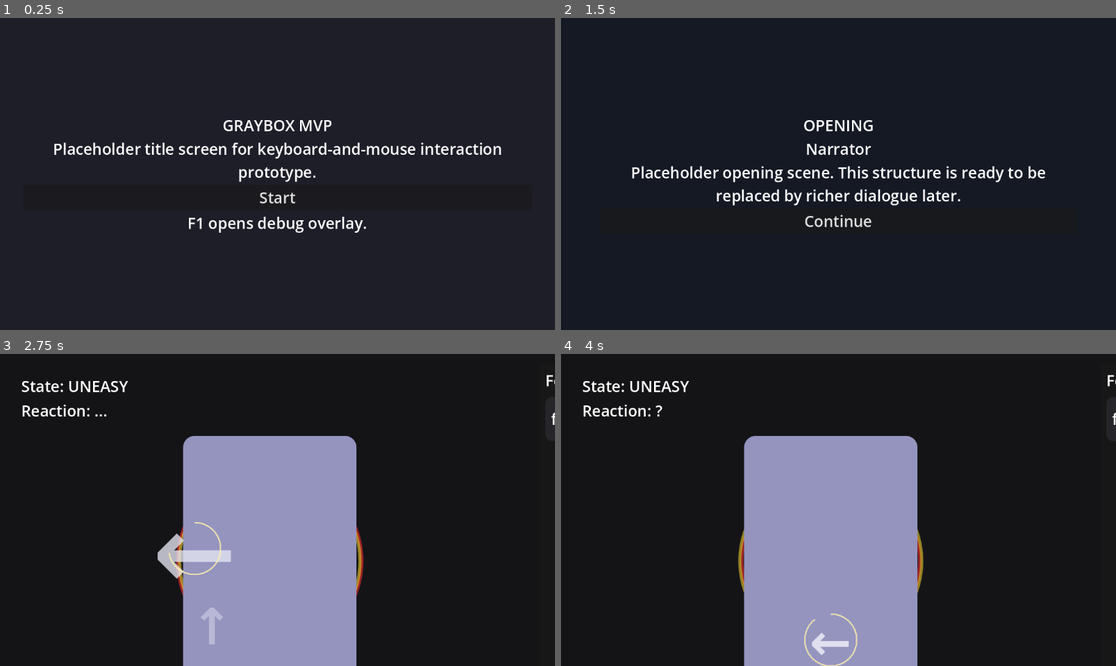
Above: before the commit, frames 1-4 (two rows, left to right).
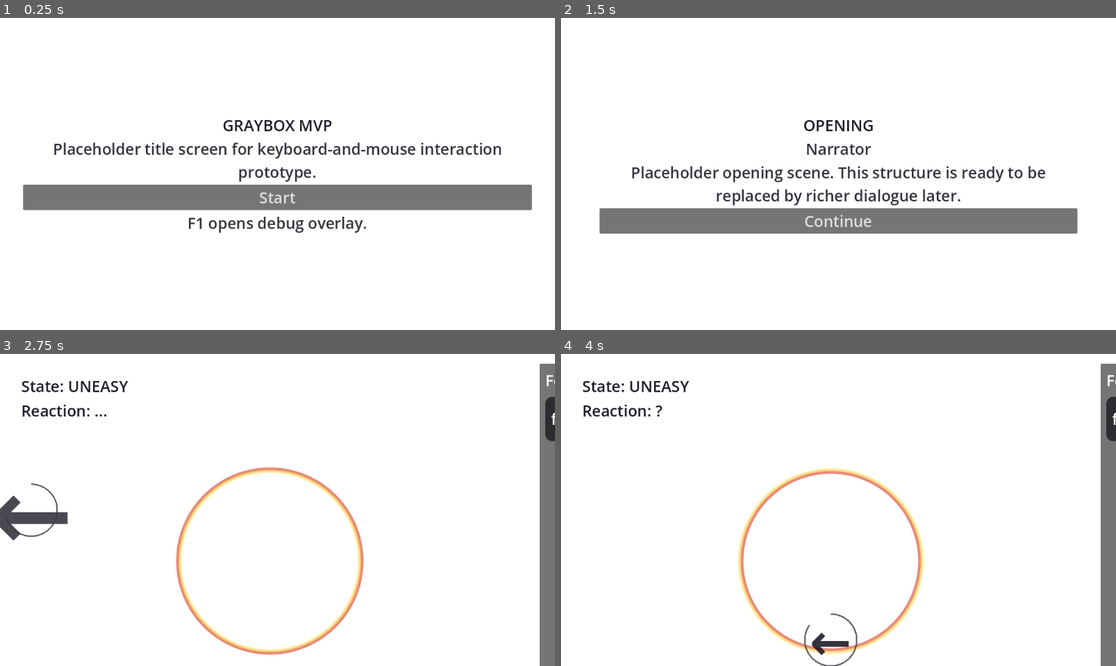
Above: after the commit, the same moments.

Repository: manchenlee/wgj-2026-teamb
Game: Godot game, scene res://scenes/Main.tscn
Two runs of this game, one before a commit and one after it. Both use one fixed random seed, a clock stepped at 60 frames per second and the inputs below.
Inputs:
- Up to frame 1 (0.25 s): no input
- Up to frame 2 (1.5 s): click "Start" at 0.5 s; click "Continue" at 1.25 s
- Up to frame 3 (2.75 s): click "Continue" at 2 s
- Up to frame 4 (4 s): tap Enter at 2.75 s; hold Right 2.78-3.53 s; hold Down from 3.53 s (still down)

The runs differ from the first frame. In frame 1, 100% of the frame differs, in the area x 0-100%, y 0-100%; in frame 2, 100%; in frame 3, 100%; in frame 4, 100%.

Commit message:
feat: Update UI components for consistent color scheme and improved visual feedback

Diff:
--- a/scenes/components/CharacterArea.tscn
+++ b/scenes/components/CharacterArea.tscn
@@ -1,6 +1,7 @@
-[gd_scene load_steps=2 format=3]
+[gd_scene load_steps=3 format=3]
 
 [ext_resource type="Script" path="res://scripts/presentation/character_presenter.gd" id="1_char"]
+[ext_resource type="Texture2D" path="res://assets/art/character/draft.png" id="2_draft"]
 
 [node name="CharacterArea" type="Control"]
 custom_minimum_size = Vector2(820, 820)
@@ -15,8 +16,12 @@
 offset_right = 0.0
 offset_bottom = 0.0
 
-[node name="CharacterPlaceholder" type="Panel" parent="CharacterVisualAnchor"]
+[node name="CharacterPlaceholder" type="TextureRect" parent="CharacterVisualAnchor"]
 custom_minimum_size = Vector2(360, 520)
+clip_contents = true
+texture = ExtResource("2_draft")
+stretch_mode = 5
+expand_mode = 1
 
 [node name="TopLabelStack" type="VBoxContainer" parent="."]
 offset_left = 24.0
--- a/scenes/screens/EndingScreen.tscn
+++ b/scenes/screens/EndingScreen.tscn
@@ -13,7 +13,7 @@
 anchors_preset = 15
 anchor_right = 1.0
 anchor_bottom = 1.0
-color = Color(0.1, 0.08, 0.12, 1)
+color = Color(1, 1, 1, 1)
 
 [node name="MarginContainer" type="MarginContainer" parent="."]
 anchors_preset = 15
@@ -30,15 +30,18 @@
 [node name="HeadingLabel" type="Label" parent="MarginContainer/VBoxContainer"]
 text = "ENDING"
 horizontal_alignment = 1
+theme_override_colors/font_color = Color(0.12, 0.12, 0.16, 1)
 
 [node name="ResultSubtypeLabel" type="Label" parent="MarginContainer/VBoxContainer"]
 text = "Result: pending"
 horizontal_alignment = 1
+theme_override_colors/font_color = Color(0.2, 0.2, 0.24, 1)
 
 [node name="EndingBody" type="Label" parent="MarginContainer/VBoxContainer"]
 text = "Placeholder ending content."
 horizontal_alignment = 1
 autowrap_mode = 2
+theme_override_colors/font_color = Color(0.2, 0.2, 0.24, 1)
 
 [node name="RestartButton" type="Button" parent="MarginContainer/VBoxContainer"]
 text = "Restart"
--- a/scenes/screens/GameScreen.tscn
+++ b/scenes/screens/GameScreen.tscn
@@ -22,7 +22,7 @@
 anchors_preset = 15
 anchor_right = 1.0
 anchor_bottom = 1.0
-color = Color(0.08, 0.08, 0.09, 1)
+color = Color(1, 1, 1, 1)
 
 [node name="MarginContainer" type="MarginContainer" parent="."]
 anchors_preset = 15
@@ -61,6 +61,7 @@
 
 [node name="PeakIndicator" type="Label" parent="MarginContainer/ResponsiveLayout/UpperLayout/CenterColumn/CenterStage/CentralArousalVisualization"]
 text = "Peak 0"
+theme_override_colors/font_color = Color(0.12, 0.12, 0.16, 1)
 
 [node name="CharacterArea" parent="MarginContainer/ResponsiveLayout/UpperLayout/CenterColumn/CenterStage" instance=ExtResource("2_character")]
 anchors_preset = 15
--- a/scenes/screens/OpeningScreen.tscn
+++ b/scenes/screens/OpeningScreen.tscn
@@ -13,7 +13,7 @@
 anchors_preset = 15
 anchor_right = 1.0
 anchor_bottom = 1.0
-color = Color(0.08, 0.1, 0.14, 1)
+color = Color(1, 1, 1, 1)
 
 [node name="MarginContainer" type="MarginContainer" parent="."]
 anchors_preset = 15
@@ -30,15 +30,18 @@
 [node name="HeadingLabel" type="Label" parent="MarginContainer/VBoxContainer"]
 text = "OPENING"
 horizontal_alignment = 1
+theme_override_colors/font_color = Color(0.12, 0.12, 0.16, 1)
 
 [node name="SpeakerLabel" type="Label" parent="MarginContainer/VBoxContainer"]
 text = "Narrator"
 horizontal_alignment = 1
+theme_override_colors/font_color = Color(0.2, 0.2, 0.24, 1)
 
 [node name="BodyLabel" type="Label" parent="MarginContainer/VBoxContainer"]
 text = "Placeholder opening scene. This structure is ready to be replaced by richer dialogue later."
 horizontal_alignment = 1
 autowrap_mode = 2
+theme_override_colors/font_color = Color(0.2, 0.2, 0.24, 1)
 
 [node name="ContinueButton" type="Button" parent="MarginContainer/VBoxContainer"]
 text = "Continue"
--- a/scenes/screens/TitleScreen.tscn
+++ b/scenes/screens/TitleScreen.tscn
@@ -13,7 +13,7 @@
 anchors_preset = 15
 anchor_right = 1.0
 anchor_bottom = 1.0
-color = Color(0.12, 0.12, 0.16, 1)
+color = Color(1, 1, 1, 1)
 
 [node name="MarginContainer" type="MarginContainer" parent="."]
 anchors_preset = 15
@@ -30,11 +30,13 @@
 [node name="TitleLabel" type="Label" parent="MarginContainer/VBoxContainer"]
 text = "GRAYBOX MVP"
 horizontal_alignment = 1
+theme_override_colors/font_color = Color(0.12, 0.12, 0.16, 1)
 
 [node name="SubtitleLabel" type="Label" parent="MarginContainer/VBoxContainer"]
 text = "Placeholder title screen for keyboard-and-mouse interaction prototype."
 horizontal_alignment = 1
 autowrap_mode = 2
+theme_override_colors/font_color = Color(0.2, 0.2, 0.24, 1)
 
 [node name="StartButton" type="Button" parent="MarginContainer/VBoxContainer"]
 text = "Start"
@@ -42,6 +44,7 @@
 [node name="DebugHintLabel" type="Label" parent="MarginContainer/VBoxContainer"]
 text = "F1 opens debug overlay."
 horizontal_alignment = 1
+theme_override_colors/font_color = Color(0.2, 0.2, 0.24, 1)
 
 [node name="DebugHotspot" type="Button" parent="."]
 offset_left = 8.0
--- a/scenes/screens/WarningScreen.tscn
+++ b/scenes/screens/WarningScreen.tscn
@@ -13,7 +13,7 @@
 anchors_preset = 15
 anchor_right = 1.0
 anchor_bottom = 1.0
-color = Color(0.16, 0.08, 0.08, 1)
+color = Color(1, 1, 1, 1)
 
 [node name="MarginContainer" type="MarginContainer" parent="."]
 anchors_preset = 15
@@ -30,11 +30,13 @@
 [node name="HeadingLabel" type="Label" parent="MarginContainer/VBoxContainer"]
 text = "WARNING"
 horizontal_alignment = 1
+theme_override_colors/font_color = Color(0.12, 0.12, 0.16, 1)
 
 [node name="BodyLabel" type="Label" parent="MarginContainer/VBoxContainer"]
 text = "Placeholder content warning screen. Replace with final narrative and safety copy later."
 horizontal_alignment = 1
 autowrap_mode = 2
+theme_override_colors/font_color = Color(0.2, 0.2, 0.24, 1)
 
 [node name="ContinueButton" type="Button" parent="MarginContainer/VBoxContainer"]
 text = "Continue"
--- a/scripts/core/game_session_controller.gd
+++ b/scripts/core/game_session_controller.gd
@@ -143,7 +143,6 @@
 			)
 			character_area.show_correct_reaction()
 			_activate_current_prompt()
-			_schedule_extra_prompt_reveal()
 		"sequence_complete":
 			combo += 1
 			active_prompt_timer.stop()
@@ -247,7 +246,6 @@
 	if not first_prompt.is_empty():
 		_show_visible_prompt(first_prompt)
 	_activate_current_prompt()
-	_schedule_extra_prompt_reveal()
 
 func _schedule_new_sequence() -> void:
 	pending_prompt_action = "new_sequence"
@@ -261,11 +259,6 @@
 	var action := pending_prompt_action
 	pending_prompt_action = ""
 	match action:
-		"reveal_extra":
-			var prompt := sequence_controller.reveal_next_prompt()
-			if not prompt.is_empty():
-				_show_visible_prompt(prompt)
-			_schedule_extra_prompt_reveal()
 		"new_sequence":
 			_start_new_sequence()
 	_update_presentation()
@@ -298,18 +291,6 @@
 	character_area.set_current_prompt(int(prompt.get("step_index", -1)))
 	character_area.set_prompt_time_progress(1.0)
 	active_prompt_timer.start(Config.DIRECTION_PROMPT_TIME_LIMIT)
-
-func _schedule_extra_prompt_reveal() -> void:
-	if not sequence_controller.has_more_hidden_prompts():
-		return
-	if pending_prompt_action == "new_sequence":
-		return
-	pending_prompt_action = "reveal_extra"
-	var wait_time := feedback_rng.randf_range(
-		Config.NEXT_PROMPT_REVEAL_DELAY,
-		Config.PROMPT_SPAWN_DELAY_MAX
-	)
-	prompt_spawn_timer.start(wait_time)
 
 func _on_choice_timeout() -> void:
 	if not run_active or not waiting_for_choice:
--- a/scripts/presentation/central_arousal_visualization.gd
+++ b/scripts/presentation/central_arousal_visualization.gd
@@ -28,7 +28,7 @@
 	emotional_value = Config.clamp_value(emotional)
 	peak_value = Config.clamp_value(peak)
 	peak_indicator.text = "Peak %d" % int(round(peak))
-	peak_indicator.modulate = Color(1.0, 1.0, 1.0, lerpf(0.45, 1.0, peak_value / Config.MAX_VALUE))
+	peak_indicator.modulate = Color(0.12, 0.12, 0.16, lerpf(0.55, 1.0, peak_value / Config.MAX_VALUE))
 	queue_redraw()
 	_sync_peak_indicator()
 
--- a/scripts/presentation/character_presenter.gd
+++ b/scripts/presentation/character_presenter.gd
@@ -3,7 +3,7 @@
 
 const Config := preload("res://scripts/gameplay/GameConfig.gd")
 
-@onready var character_placeholder: Panel = $CharacterVisualAnchor/CharacterPlaceholder
+@onready var character_placeholder: TextureRect = $CharacterVisualAnchor/CharacterPlaceholder
 @onready var emotion_state_label: Label = $TopLabelStack/EmotionStateLabel
 @onready var reaction_label: Label = $TopLabelStack/ReactionLabel
 @onready var prompt_layer: Control = $PromptLayer
@@ -18,9 +18,12 @@
 
 func _ready() -> void:
 	_default_scale = character_placeholder.scale
+	emotion_state_label.add_theme_color_override("font_color", Color(0.12, 0.12, 0.16, 1.0))
+	reaction_label.add_theme_color_override("font_color", Color(0.12, 0.12, 0.16, 1.0))
+	prompt_feedback_label.add_theme_color_override("font_color", Color(0.12, 0.12, 0.16, 1.0))
 	prompt_feedback_label.add_theme_font_size_override("font_size", 24)
 	prompt_timer_line.width = Config.ARROW_PROMPT_RING_WIDTH
-	prompt_timer_line.default_color = Color(1.0, 0.94, 0.68, 0.78)
+	prompt_timer_line.default_color = Color(0.24, 0.24, 0.28, 0.82)
 	prompt_timer_line.closed = false
 	prompt_timer_line.visible = false
 	update_emotion_state("CALM")
@@ -76,12 +79,12 @@
 	var prompt_label := _ensure_prompt_label(prompt_id)
 	prompt_label.text = _to_arrow(direction)
 	prompt_label.visible = true
-	prompt_label.modulate = Color(0.9, 0.9, 0.95, 0.46)
-	prompt_label.scale = Vector2(0.82, 0.82)
+	prompt_label.scale = Vector2.ONE
+	prompt_label.modulate = Color(0.9, 0.9, 0.95, 0.0)
 	_refresh_prompt_layout()
 
 	var tween := create_tween()
-	tween.tween_property(prompt_label, "scale", Vector2.ONE, 0.18).set_trans(Tween.TRANS_BACK).set_ease(Tween.EASE_OUT)
+	tween.tween_property(prompt_label, "modulate:a", 0.46, 0.14).set_trans(Tween.TRANS_SINE).set_ease(Tween.EASE_OUT)
 
 func set_current_prompt(prompt_id: int) -> void:
 	_current_prompt_id = prompt_id
@@ -144,14 +147,8 @@
 	tween.tween_property(character_placeholder, "scale", _default_scale * scale_multiplier, 0.12)
 	tween.tween_property(character_placeholder, "scale", _default_scale, 0.18)
 
-func _apply_style(panel: Panel, color: Color) -> void:
-	var style := StyleBoxFlat.new()
-	style.bg_color = color
-	style.corner_radius_top_left = 24
-	style.corner_radius_top_right = 24
-	style.corner_radius_bottom_left = 24
-	style.corner_radius_bottom_right = 24
-	panel.add_theme_stylebox_override("panel", style)
+func _apply_style(_texture_rect: TextureRect, _color: Color) -> void:
+	return
 
 func _refresh_prompt_layout() -> void:
 	if prompt_feedback_label == null:
@@ -189,9 +186,11 @@
 	prompt_label.text = "↑"
 	prompt_label.custom_minimum_size = Config.ARROW_PROMPT_BOX_SIZE
 	prompt_label.size = Config.ARROW_PROMPT_BOX_SIZE
+	prompt_label.pivot_offset = Config.ARROW_PROMPT_BOX_SIZE * 0.5
 	prompt_label.horizontal_alignment = HORIZONTAL_ALIGNMENT_CENTER
 	prompt_label.vertical_alignment = VERTICAL_ALIGNMENT_CENTER
 	prompt_label.add_theme_font_size_override("font_size", Config.ARROW_PROMPT_FONT_SIZE)
+	prompt_label.add_theme_color_override("font_color", Color(0.1, 0.1, 0.14, 1.0))
 	prompt_layer.add_child(prompt_label)
 	_prompt_nodes[prompt_id] = prompt_label
 	return prompt_label
